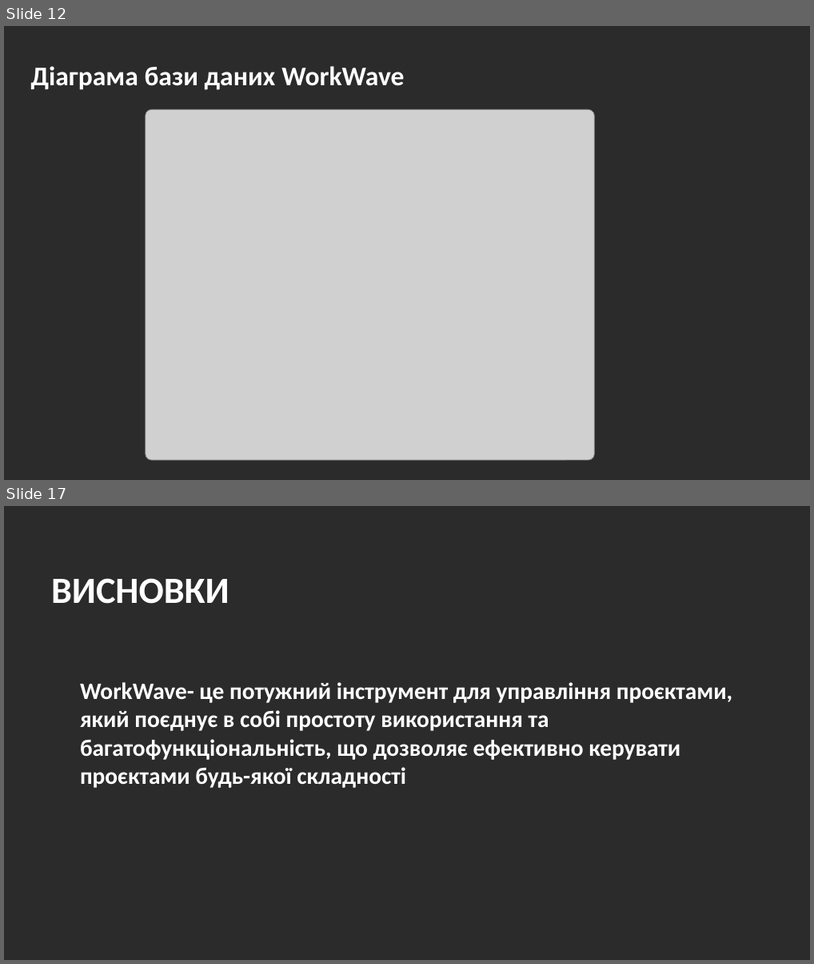
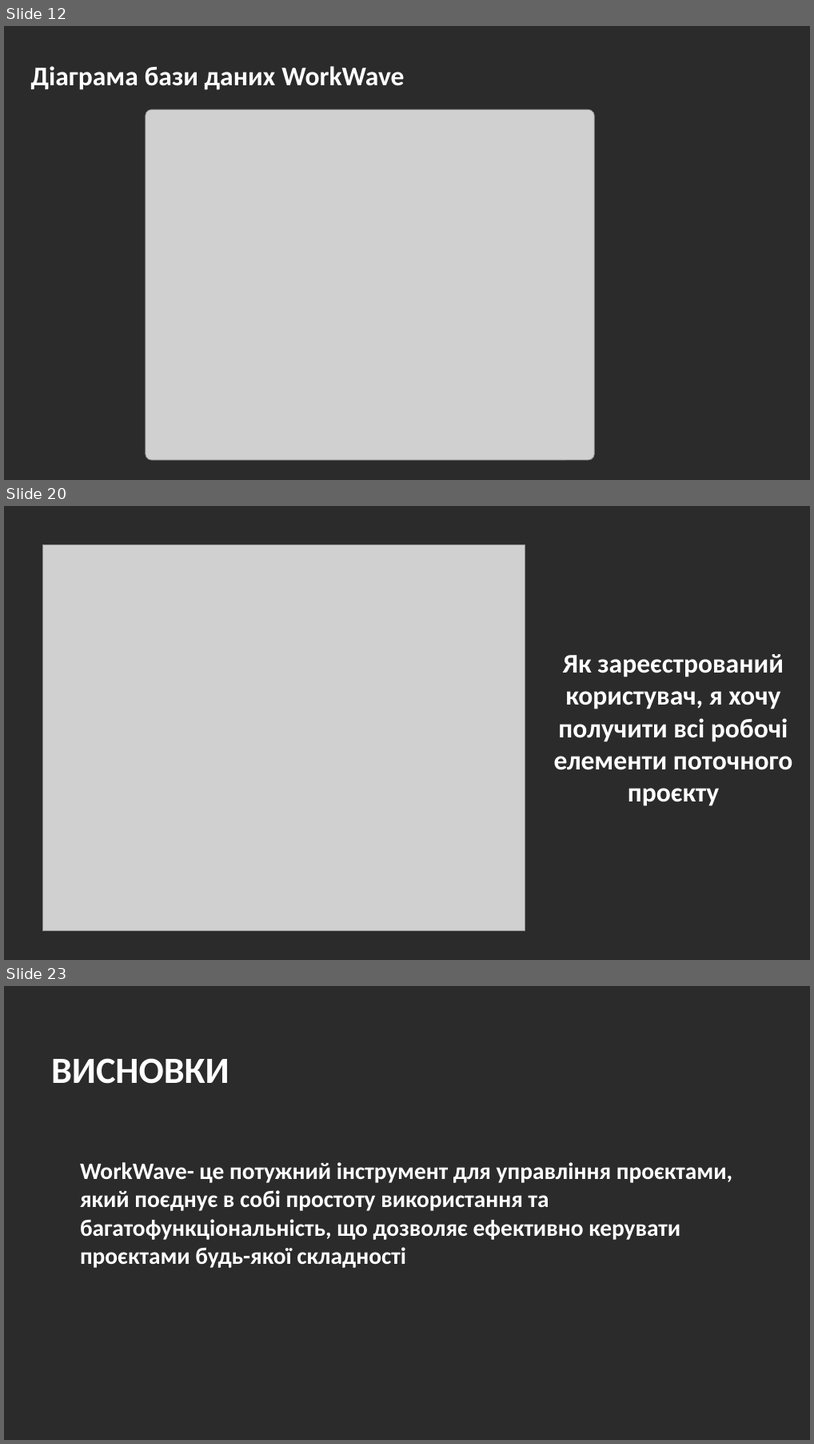
Before and after one commit to andronik-GitHub/WorkWave, a slide deck: Andronik_WorkWave-Presentation.pptx. Shown one above the other, each under a label of ours: slides 12 and 17 before the commit, slides 12, 20 and 23 after it; the slides between them are not shown. The pictures are 814x964 and 814x1444 pixels, drawn with LibreOffice and Linux fonts; fonts in the diff are those of the drawing; grey boxes stand for pictures; background and template pictures are left out; a plain dark background stands for a picture behind light text. Boxes give left, top, right and bottom in pixels: in the first picture for what was removed or moved away, otherwise in the second. Text is boxed around its words. In the diff, an @@ line names an element or a change of style, - is before the commit and + after.

```diff
--- a/Andronik_WorkWave-Presentation.pptx
+++ b/Andronik_WorkWave-Presentation.pptx
@@ slide 20 added at (4,506,810,960), background picture (left out) @@
@@ picture added at (42,544,526,931) @@
@@ text added at (554,654,793,806), 32 pt, text #FFFFFF, bold @@
+Як зареєстрований користувач, я хочу получити всі робочі елементи поточного проєкту
@@ what was slide 17 is now slide 23 @@
```
Also in this commit, not shown: 11 slides changed, 2 other slides added, 7 slides removed, 4 other files.
